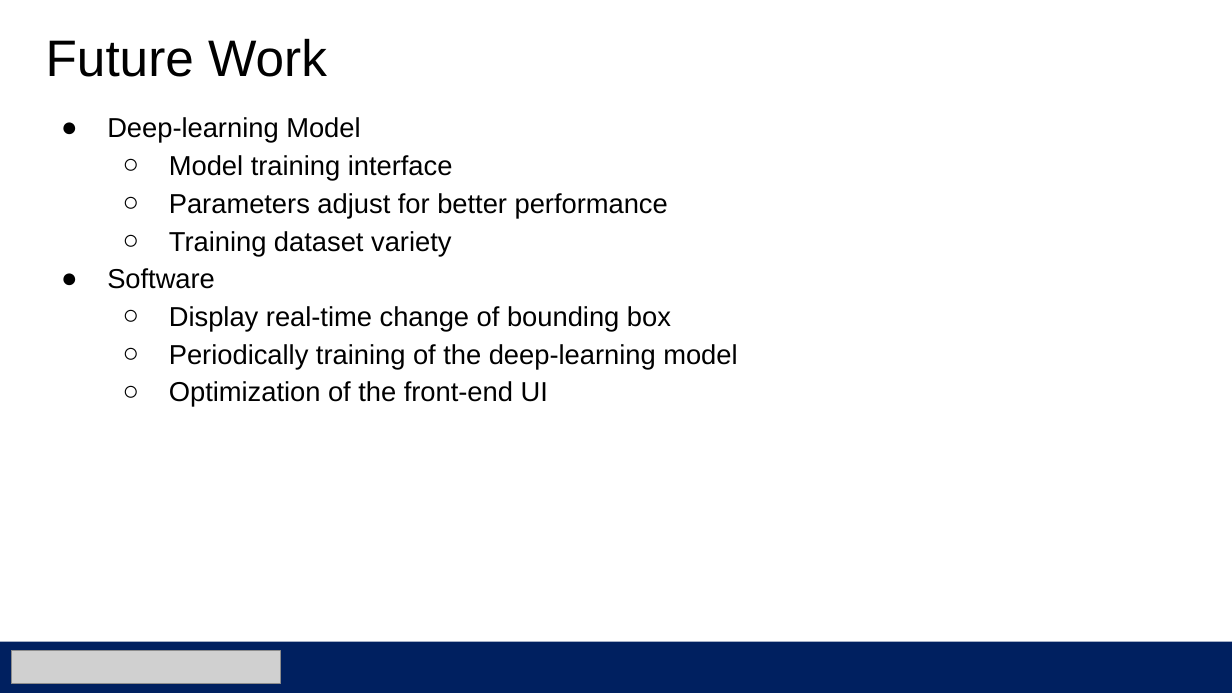
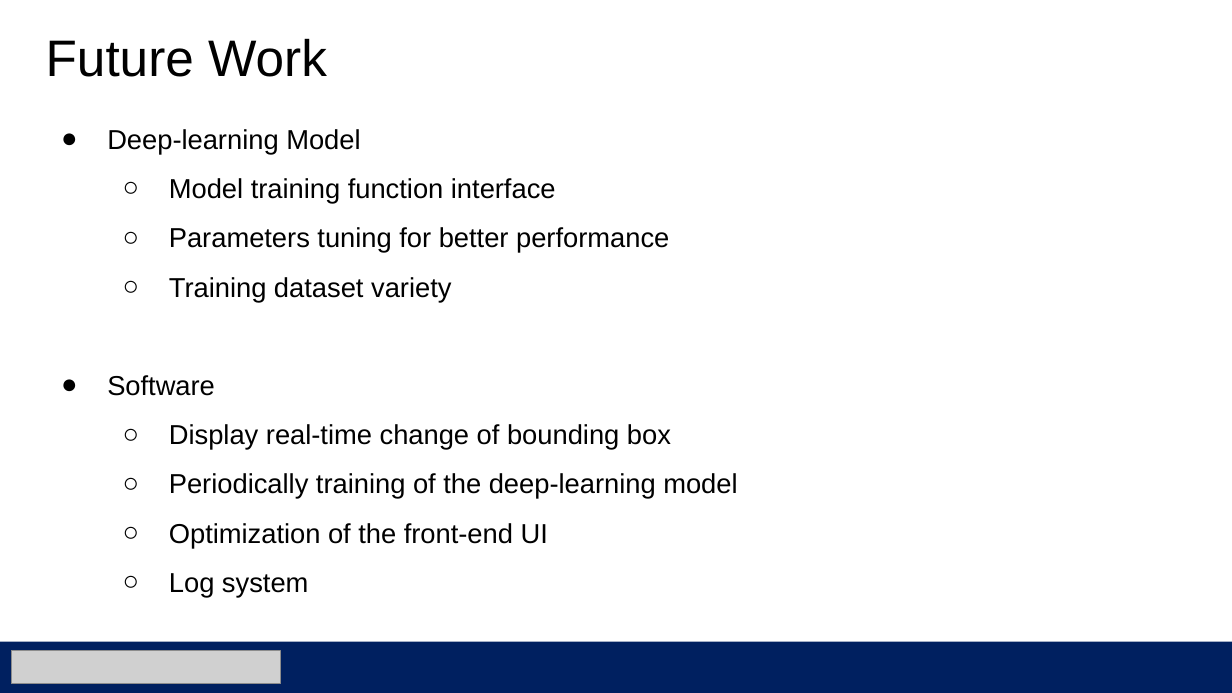
Before and after one commit to yaannnik/Automatic-Image-Labelling-System, a slide deck: slide 8 of Progress presentation#3.pptx. Drawn at 1232x693 pixels with LibreOffice and Linux fonts; fonts in the diff are those of the drawing; grey boxes stand for pictures. Boxes give left, top, right and bottom in pixels: in the first picture for what was removed or moved away, otherwise in the second. Text is boxed around its words. In the diff, an @@ line names an element or a change of style, - is before the commit and + after.

```diff
--- a/Progress presentation#3.pptx
+++ b/Progress presentation#3.pptx
@@ text at bbox=[107, 129, 737, 548]: line spacing 1.15 to 1.5 @@
@@ text at bbox=[169, 178, 669, 253]: text changed @@
-  ○ Model training interface
-  ○ Parameters adjust for better performance
+  ○ Model training function interface
+  ○ Parameters tuning for better performance
@@ text at bbox=[169, 573, 308, 598]: paragraph added @@
+  ○ Log system
```
Also in this commit, not shown: 4 other slides changed.
